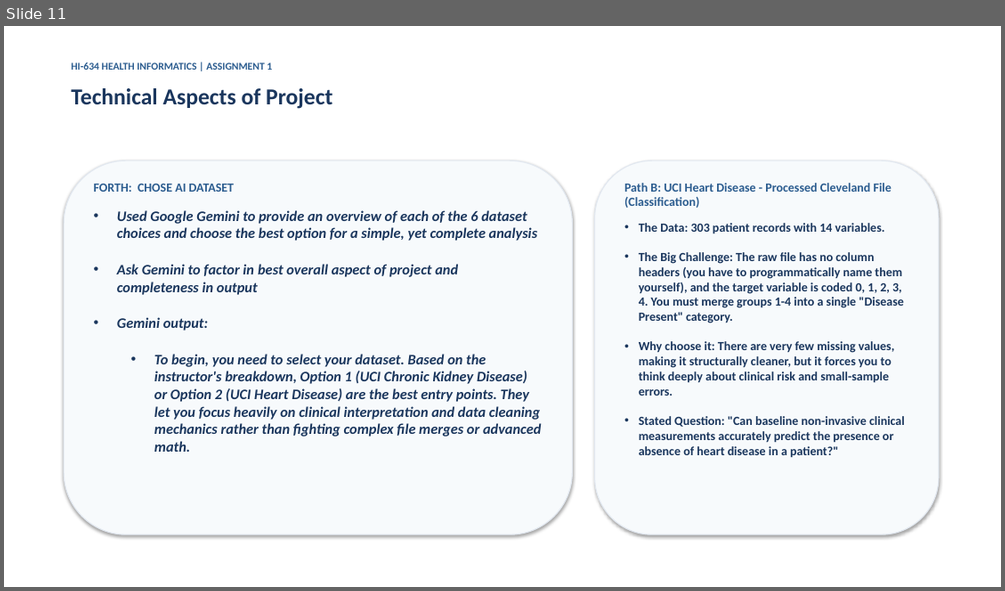
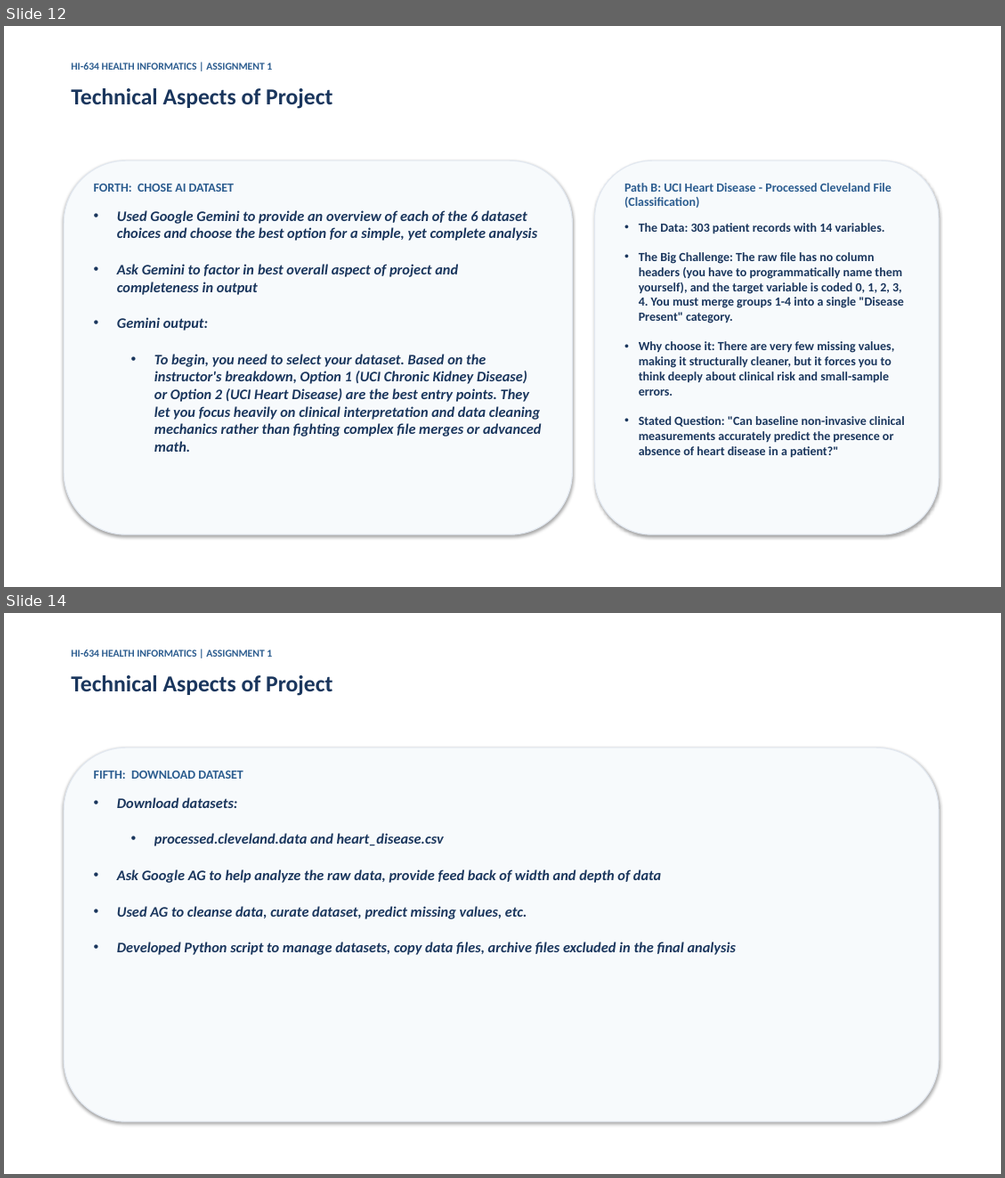
Before and after one commit to kafeiaulait-gif/HI-634-Assignment_1-Health-Data-Science-Project, a slide deck: assignment_submission/deliverables/slide_show.pptx. Shown one above the other, each under a label of ours: slide 11 before the commit, slides 12 and 14 after it; the slides between them are not shown. The pictures are 1005x591 and 1005x1178 pixels, drawn with LibreOffice and Linux fonts; fonts in the diff are those of the drawing. Boxes give left, top, right and bottom in pixels: in the first picture for what was removed or moved away, otherwise in the second. Text is boxed around its words. In the diff, an @@ line names an element or a change of style, - is before the commit and + after.

```diff
--- a/assignment_submission/deliverables/slide_show.pptx
+++ b/assignment_submission/deliverables/slide_show.pptx
@@ slide 14 added at box(4, 613, 1001, 1174), background #FFFFFF @@
@@ text added at box(71, 649, 272, 657), 10 pt, text #2B5C8F, bold @@
+HI-634 HEALTH INFORMATICS | ASSIGNMENT 1
@@ text added at box(71, 675, 332, 696), 22 pt, text #1A365D, bold @@
+Technical Aspects of Project
@@ rounded rectangle added at box(64, 747, 938, 1121), fill #F7FAFC, outline #E2E8F0 1 pt @@
@@ text added at box(94, 771, 736, 955), 14 pt, text #1A365D, bold, italic @@
+FIFTH: DOWNLOAD DATASET
+• Download datasets:
+  • processed.cleveland.data and heart_disease.csv
+• Ask Google AG to help analyze the raw data, provide feed back of width and depth of data
+• Used AG to cleanse data, curate dataset, predict missing values, etc.
+• Developed Python script to manage datasets, copy data files, archive files excluded in the final analysis
@@ what was slide 11 is now slide 12 @@
```
Also in this commit, not shown: 1 slide changed, 3 other slides added, 2 other files.
